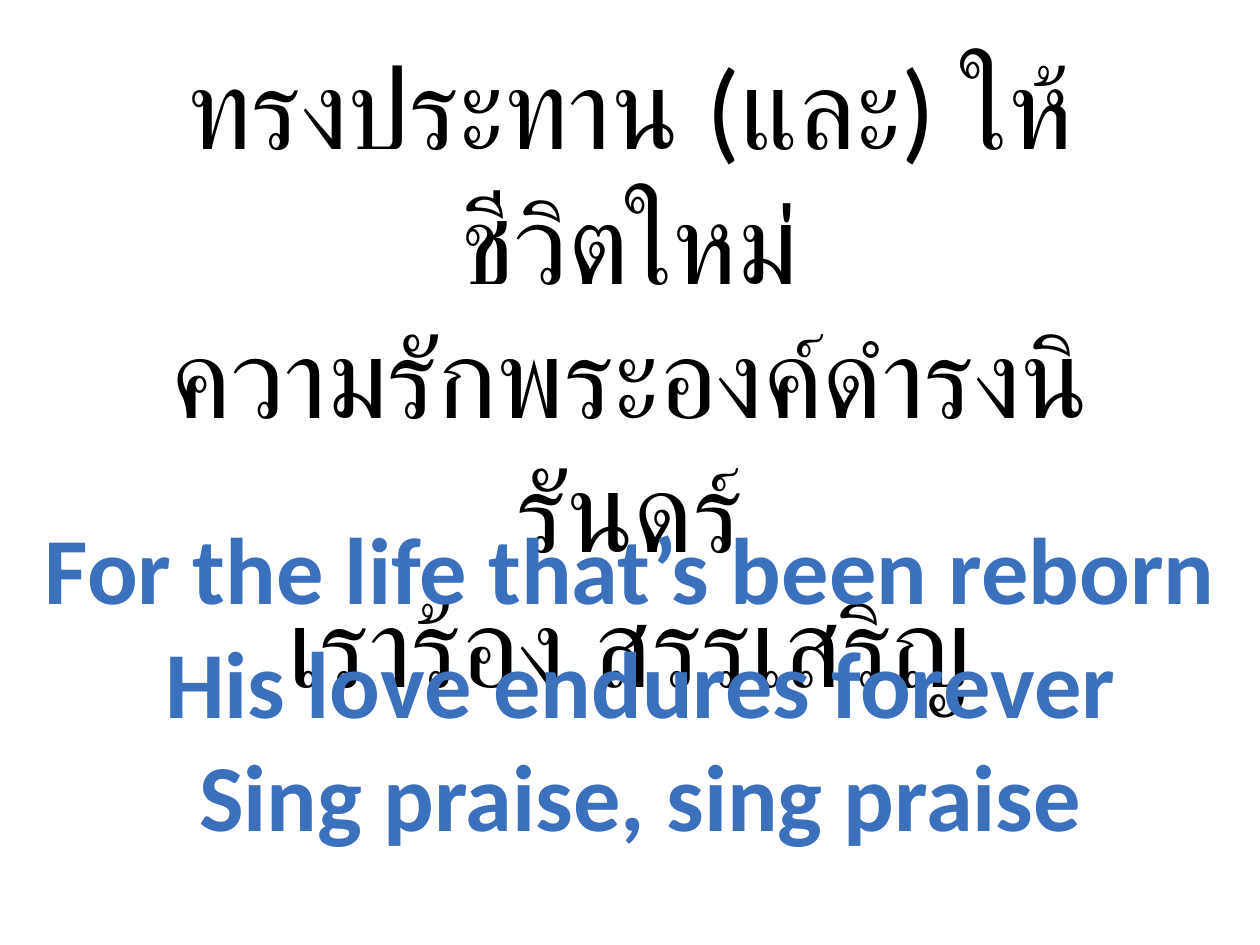
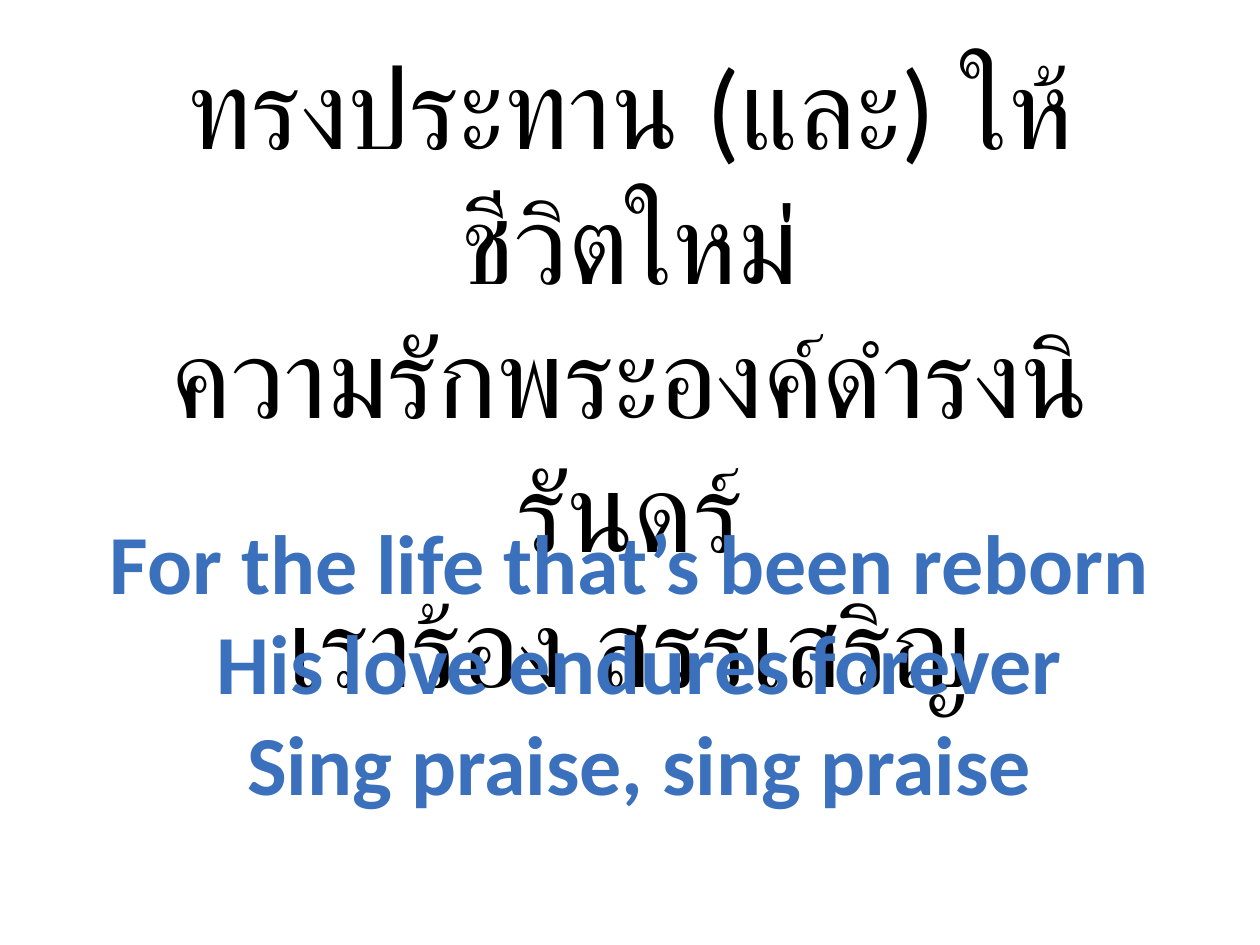
Before and after one commit to mightmay/songpptcreator, a slide deck: slide 5 of pre-made-ppt/forever.pptx. Drawn at 1260x945 pixels with LibreOffice and Linux fonts; fonts in the diff are those of the drawing; background and template pictures are left out. Boxes give left, top, right and bottom in pixels: in the first picture for what was removed or moved away, otherwise in the second. Text is boxed around its words. In the diff, an @@ line names an element or a change of style, - is before the commit and + after.

```diff
--- a/pre-made-ppt/forever.pptx
+++ b/pre-made-ppt/forever.pptx
@@ text "For the life that’s been ...": place and size @@
-text "For the life that’s been ..." at box(45, 526, 1215, 847)
+text "For the life that’s been ..." at box(110, 524, 1149, 810)
@@ text "For the life that’s been ..." at box(110, 524, 1149, 810): size 54 to 48 pt @@
```
Also in this commit, not shown: 5 other slides changed, 6 other files.
